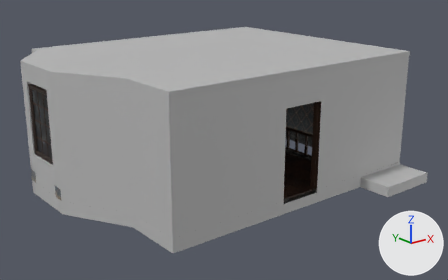
One commit to the FBX model Assets/MayaAssets/Building/Office_first_floor.fbx: the scene before it, then after it.
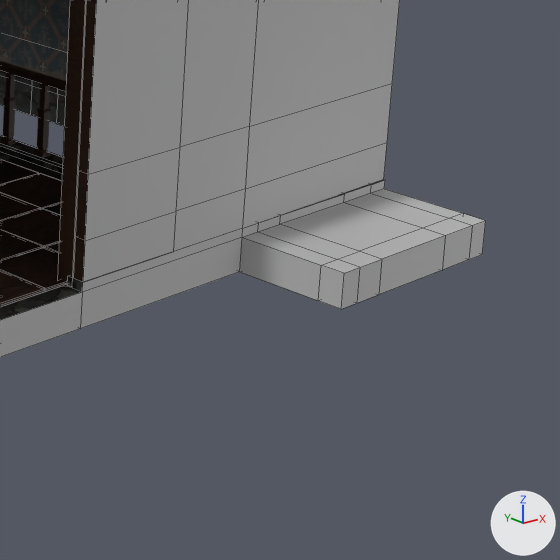
The first picture shows the older version from a 50 mm camera at (-0.669, -0.881, 0.75) aimed at (0.121, 0.106, 0.355). The close-ups show both versions on the part from 66% to 100% of the width and 40% to 95% of the height of that picture; other places that the commit changed are outside them. The lights are fixed; the arrows at lower right show +X, +Y and +Z. The close-ups show mesh edges as thin lines. Where no turn or scale is listed for an object, it has been applied to the vertices. Vertices at the same position are counted once.

The first close-up shows 'OfficeBase:pCube18', 'OfficeBase:pCube21', 'OfficeBase:pCube25', 'OfficeBase:pCube31', 'OfficeBase:pCube32', 'pCube19', 'pCube2'.
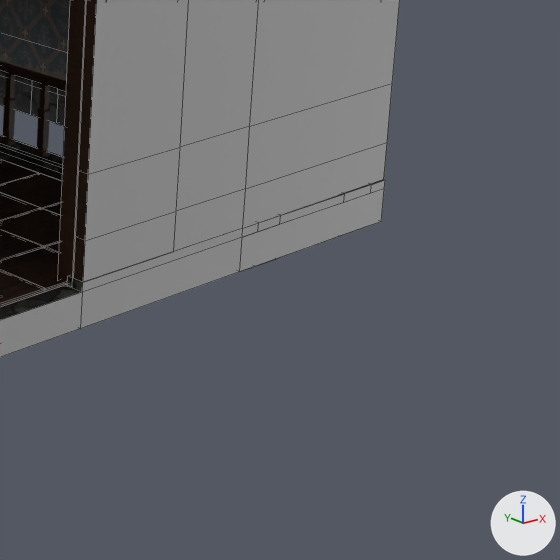
What differs and where, as boxes [x1, y1, x2, y2] in the close-ups (560 x 560 px):
'OfficeBase:pCube21', reshaped: before [0, 71, 486, 357]; after [0, 71, 385, 357]
part 1 of me_mesh_008, cut back: before [240, 189, 486, 309]; after [240, 189, 384, 272]

What changed in the scene script:
```text
Change me_mesh_008:
    used by ob_officebase_pcube21; location = (0.1523, 0.1646, 0.2668)
    remove me_mesh_008.from_pydata(...)  # 402 vertices, 396 faces; spans x -0.381..0.306, y -0.338..0.266, z -0.005..0.022
    add me_mesh_008.from_pydata(...)  # 378 vertices, 368 faces; spans x -0.381..0.306, y -0.266..0.266, z -0.005..0.022
    me_mesh_008 part 1
    24 vertices are removed from x 0.172..0.306, y -0.338..-0.322, z -0.005..0.017
    29 faces are deleted
    1 new face joins them, mat_lambert1 (grey #bcbcbc)
```
